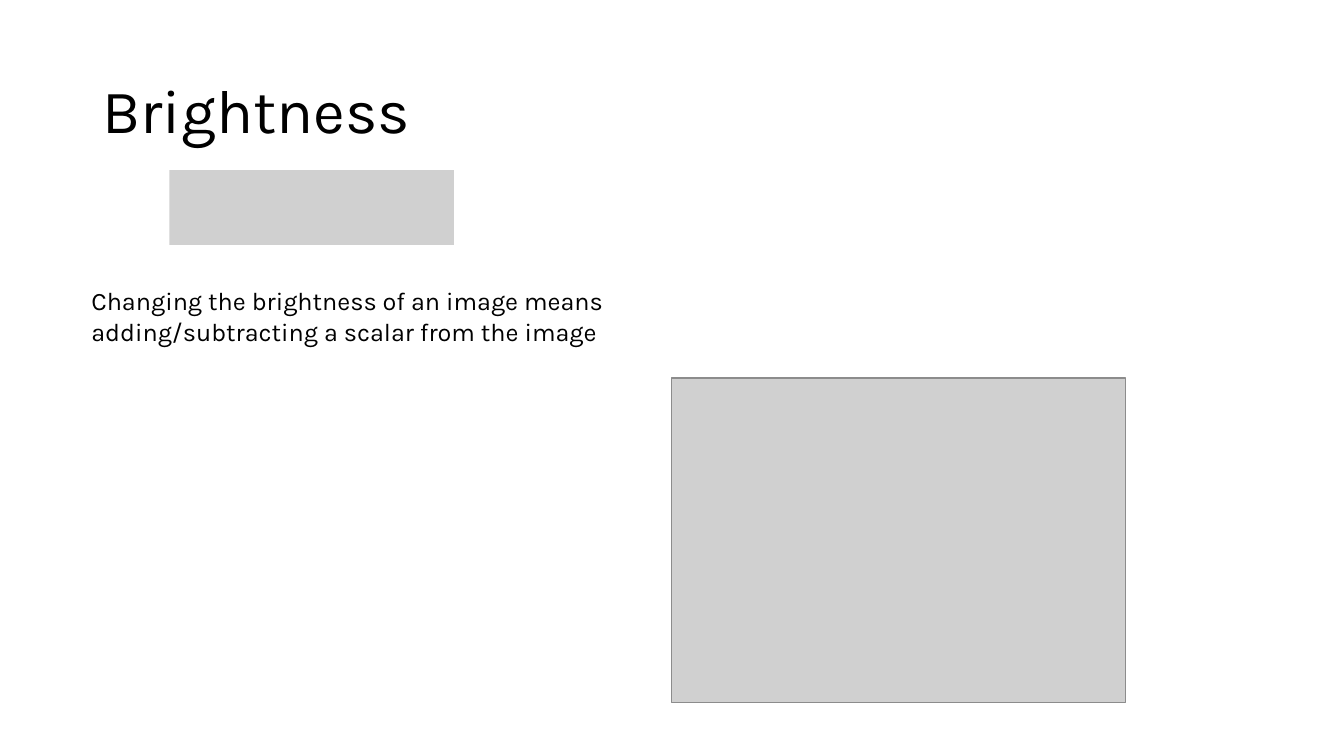
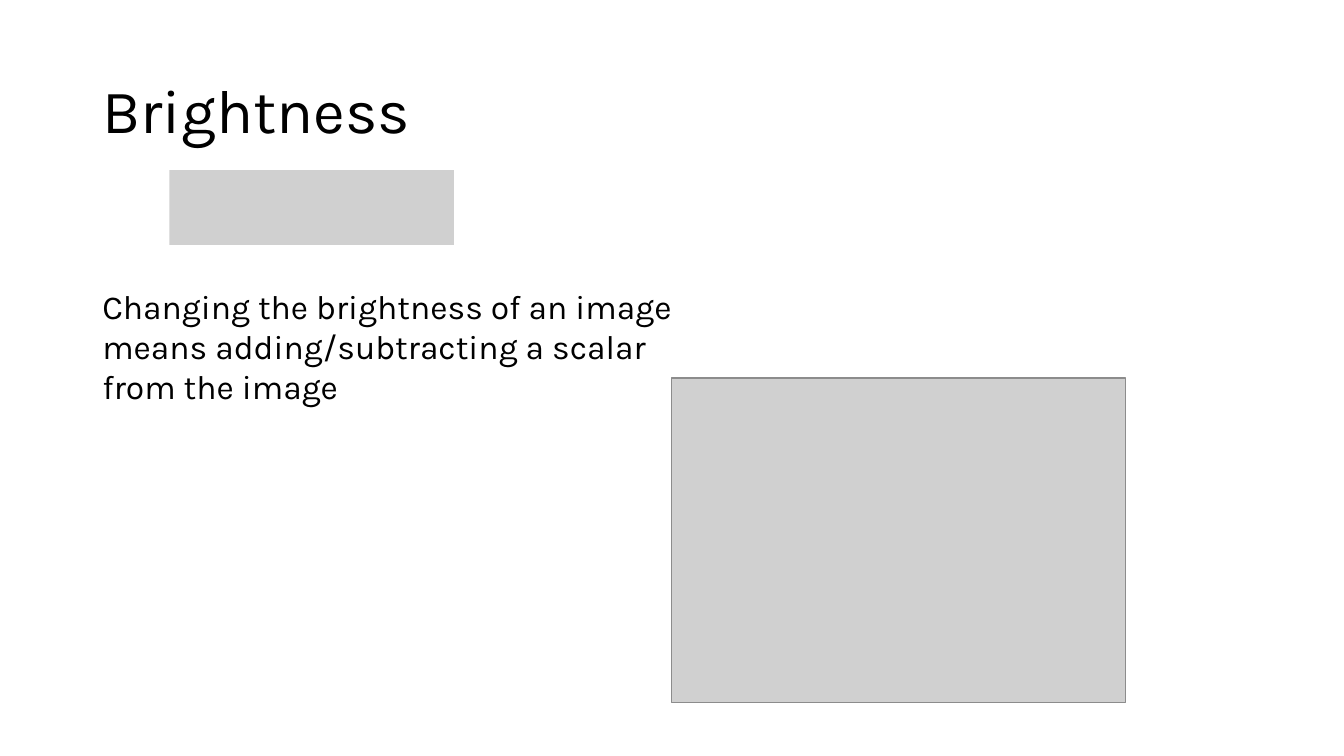
Before and after one commit to SSOE-ECE1390/LecturePowerPoints, a slide deck: slide 3 of ECE1390_Lecture2.pptx. Drawn at 1344x756 pixels with LibreOffice and Linux fonts; fonts in the diff are those of the drawing; grey boxes stand for pictures. Boxes give left, top, right and bottom in pixels: in the first picture for what was removed or moved away, otherwise in the second. Text is boxed around its words. In the diff, an @@ line names an element or a change of style, - is before the commit and + after.

```diff
--- a/ECE1390_Lecture2.pptx
+++ b/ECE1390_Lecture2.pptx
@@ text "Changing the brightness of an ...": place and size @@
-text "Changing the brightness of an ..." at box(91, 292, 603, 347)
+text "Changing the brightness of an ..." at box(102, 296, 671, 408)
@@ text "Changing the brightness of an ..." at box(102, 296, 671, 408): size 18 to 24 pt @@
```
Also in this commit, not shown: 14 other slides changed, 4 slides added, 2 other files.
